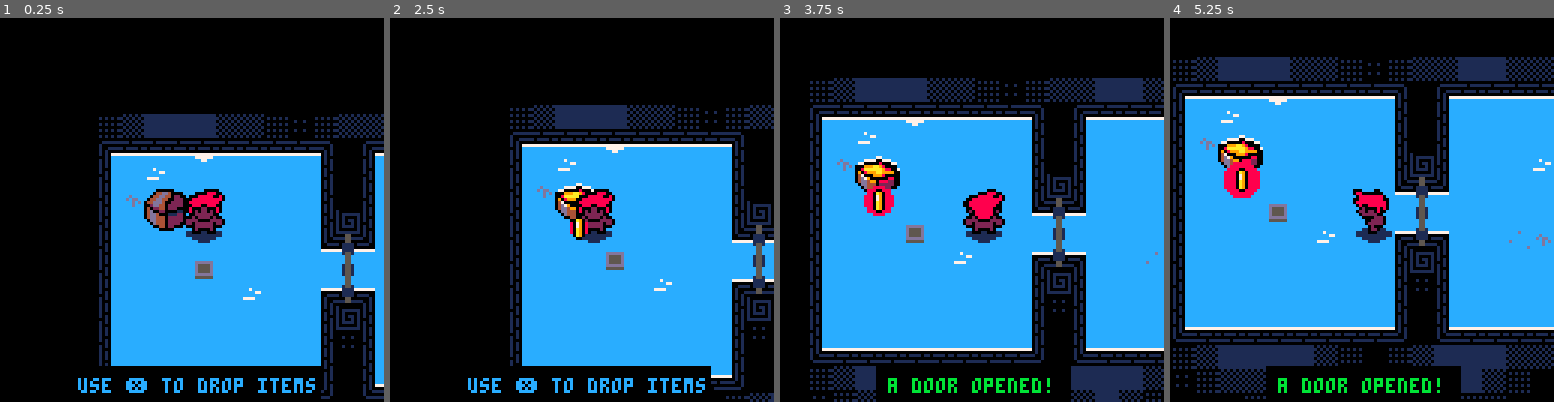
Above: before the commit, frames 1-4 (left to right).
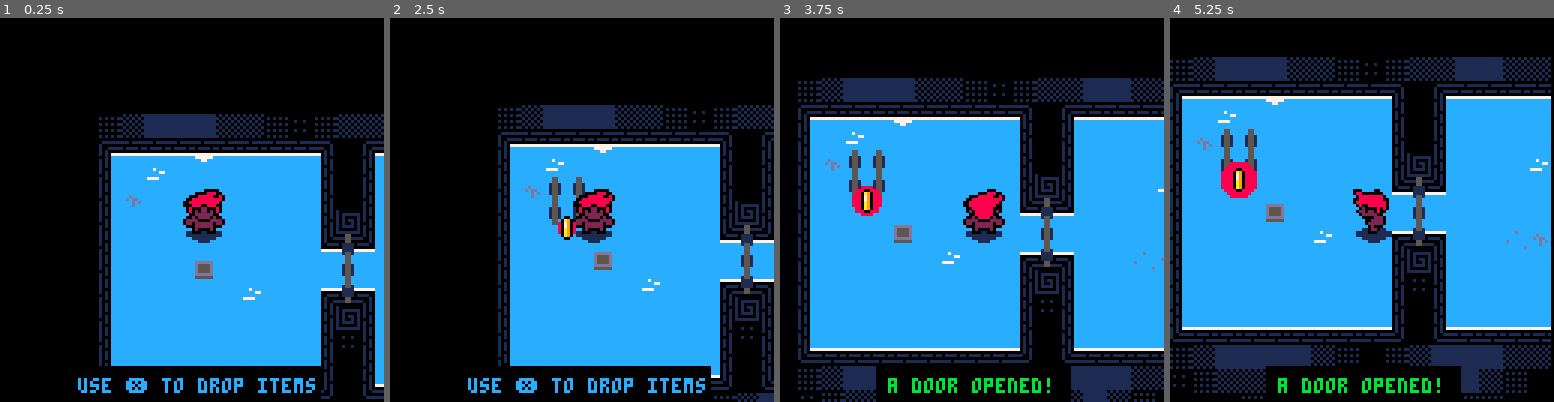
Above: after the commit, the same moments.

Repository: Kiyotoko/gamejam
Game: PICO-8 cartridge game.p8
The game is run twice, just before and just after one commit, with the same random seed, the same clock (stepped at 60 frames per second) and the same inputs.
Inputs:
- Up to frame 1 (0.25 s): no input
- Up to frame 2 (2.5 s): tap O (Z key) at 0.33, 0.7, 1.43, 2.22 s; tap X (X key) at 1.07, 2.07, 2.4 s; hold Left 1.97-2.37 s; hold Down from 2.42 s (still down)
- Up to frame 3 (3.75 s): tap X (X key) every 0.33 s from 2.73 to 3.73 s; release Down at 2.82 s; hold Right 2.87-3.53 s; tap O (Z key) at 3.1 s; hold Up from 3.58 s (still down)
- Up to frame 4 (5.25 s): tap O (Z key) at 3.98, 4.87 s; tap X (X key) every 0.33 s from 4.07 to 5.07 s; release Up at 4.08 s; hold Right 4.13-4.53 s; hold Down 4.58-5.08 s; hold Left from 5.13 s (still down)

The runs differ from the first frame. In frame 1, 1.0% of the frame differs, in the area x 37-49%, y 44-56%; in frame 2, 9.7%; in frame 3, 14%; in frame 4, 17%, in the area x 0-100%, y 10-100%.

Commit message:
Add new chest render system

Diff:
--- a/items.lua
+++ b/items.lua
@@ -37,6 +37,8 @@
 chests = {
 	[0] = {x=2, y=3, closed=true, drops=gold}
 }
+
+chest_flip = 32
 
 ---places the first item from the player inventory
 ---@param x number the x position in pixels
@@ -100,10 +102,16 @@
 			local dx = to_pixel(chest.x+1) - to_map_x(player.x)
 			local dy = to_pixel(chest.y+1) - to_map_y(player.y)
 			if dx * dx + dy * dy < action_range then
-				-- todo: activate chest
 				place_item(chest.x+0.5, chest.y+1.5, chest.drops)
-        chest.closed = false
-        player.timeout = 10
+				chest.closed = false
+				player.timeout = 10
+				for x=0, 1 do
+					for y=0, 1 do
+						local px = chest.x + x
+						local py = chest.y + y
+						mset(px,py, mget(px, py) + chest_flip)
+					end
+				end
 				return
 			end
 		end
@@ -130,13 +138,6 @@
         if dx*dx+dy*dy < item_range then return true end
     end
     return false
-end
-
-function render_chests()
-	for _, chest in pairs(chests) do
-		sspr(80, (chest.closed and 32 or 48), 16, 16,
-		to_pixel(chest.x) - player.x, to_pixel(chest.y) - player.y)
-	end
 end
 
 function render_pickups()
--- a/main.lua
+++ b/main.lua
@@ -56,9 +56,6 @@
 	local sy = max(0, flr(player.y/8))
 	map(sx, sy, sx*8-player.x,sy*8-player.y, sx+16, sy+16)
 
-	-- draw chests
-	render_chests()
-
 	-- draw player
 	if player.animation.tick > 7 then
 		player.animation.y = (player.animation.y + 1) % 4
Not shown, changed: Makefile
